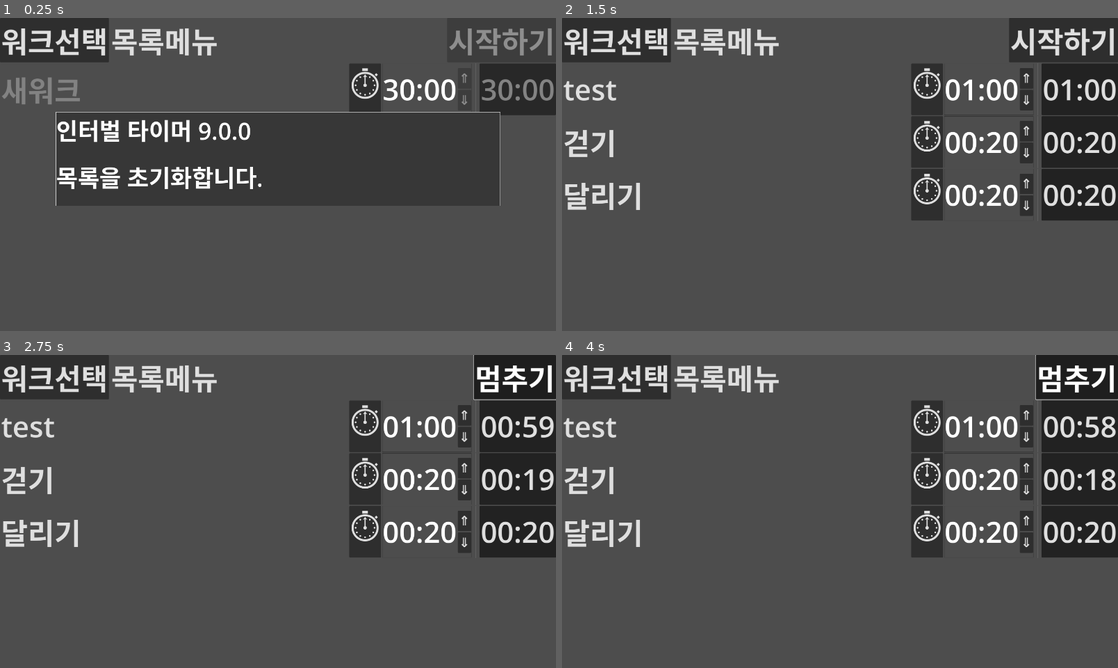
Above: before the commit, frames 1-4 (two rows, left to right).
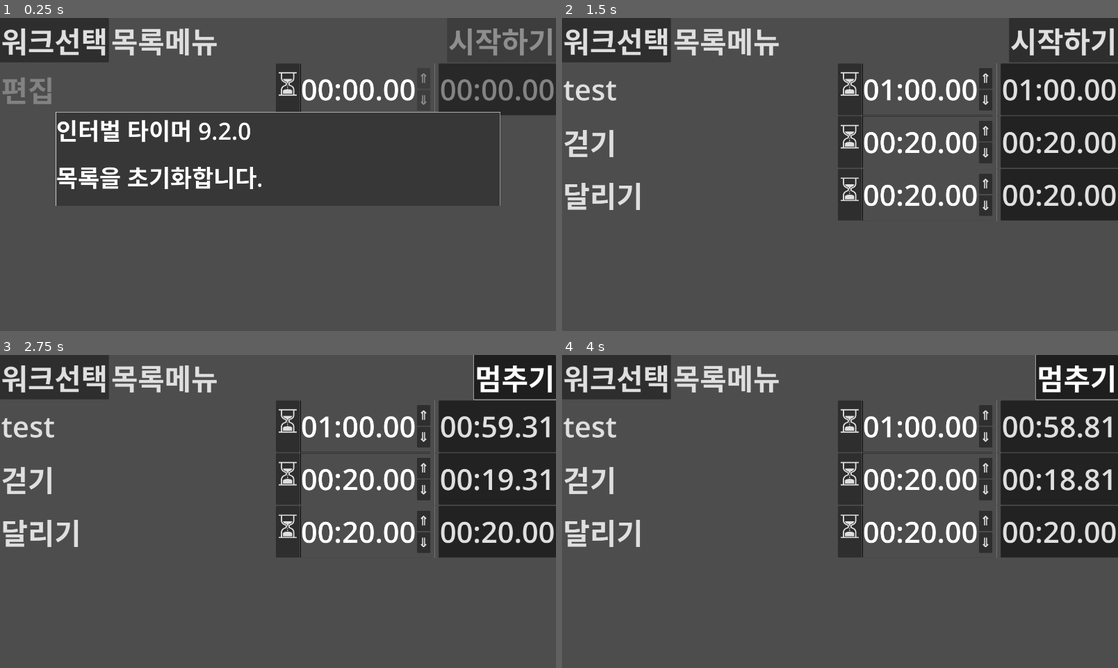
Above: after the commit, the same moments.

Repository: kasworld/maranic
Game: Godot game, scene res://main.tscn
The game is run twice, just before and just after one commit, with the same random seed, the same clock (stepped at 60 frames per second) and the same inputs.
Inputs:
- Up to frame 1 (0.25 s): no input
- Up to frame 2 (1.5 s): click "워크선택" at 0.5 s; click "목록메뉴" at 1.25 s
- Up to frame 3 (2.75 s): click "시작하기" at 2 s
- Up to frame 4 (4 s): click "멈추기" at 2.75 s; click "시작하기" at 3.5 s

The runs differ from the first frame. In frame 1, 3.6% of the frame differs, in the area x 0-94%, y 14-40%; in frame 2, 10%; in frame 3, 11%; in frame 4, 11%, in the area x 49-100%, y 14-65%.
Error in both runs: Invalid access of index '0' on a base object of type: 'PackedStringArray'. (res://main.gd:8)

Commit message:
split set_subwork

Diff:
--- a/main.gd
+++ b/main.gd
@@ -23,14 +23,14 @@
 func _ready() -> void:
 	var vp_rect = get_viewport_rect()
 	var msgrect = Rect2( vp_rect.size.x * 0.1 ,vp_rect.size.y * 0.3 , vp_rect.size.x * 0.8 , vp_rect.size.y * 0.3 )
-	$TimedMessage.init(msgrect, tr("인터벌 타이머 9.0.0"))
+	$TimedMessage.init(msgrect, tr("인터벌 타이머 9.2.0"))
 	WorkListMenuButton.get_popup().theme = preload("res://menulist_theme.tres")
 	CmdMenuButton.get_popup().theme = preload("res://menulist_theme.tres")
 	WorkListMenuButton.get_popup().index_pressed.connect(work_list_menu_index_pressed)
 	CmdMenuButton.get_popup().index_pressed.connect(cmd_menu_index_pressed)
 	reset_work_list()
 	work_list2work_list_menu()
-	MasterWorkNode.init(0,WorkList.SubWork.new(["새워크", 60*30]))
+	MasterWorkNode.init()
 	MasterWorkNode.disable_buttons(true)
 	subwork_connect(MasterWorkNode)
 
@@ -72,10 +72,11 @@
 		wn.focus_mode = Control.FOCUS_ALL
 		subwork_connect(wn)
 		SubWorkNodesContainer.add_child(wn)
-	MasterWorkNode.init(0,wk.subwork_list[0])
+	MasterWorkNode.set_subwork(0,wk.subwork_list[0])
 	for i in SubWorkNodesContainer.get_child_count():
 		var sw = wk.subwork_list[i+1]
-		SubWorkNodesContainer.get_child(i).init(i+1,sw)
+		SubWorkNodesContainer.get_child(i).init()
+		SubWorkNodesContainer.get_child(i).set_subwork(i+1,sw)
 	if SubWorkNodesContainer.get_child_count() == 0 :
 		MasterWorkNode.disable_menu(1,true)
 
--- a/subwork_node.gd
+++ b/subwork_node.gd
@@ -9,21 +9,25 @@
 var subwork :WorkList.SubWork
 var subwork_index :int
 
-func init(i :int, sw :WorkList.SubWork)->void:
+func init()->void:
 	var fsize = 100
+	$MenuButton.get_popup().theme = preload("res://menulist_theme.tres")
+	$MenuButton.get_popup().index_pressed.connect(_on_menu_index_pressed)
+	$TimeRecorder.init(0, fsize, TickLib.tick2str)
+	$TimeRecorder.overrun.connect(_on_timerecorder_overrun)
+	$IntEdit.init(fsize, TickLib.tick2str)
+	$IntEdit.set_limits( 0,true,0,99,false)
+	$IntEdit.value_changed.connect(_on_edit_value_changed)
+	$ToggleButton.theme.default_font_size = fsize
+
+func set_subwork(i :int, sw :WorkList.SubWork)->void:
 	subwork_index = i
 	subwork = sw
 	$NameEdit.text = subwork.name
 	$MenuButton.text = subwork.name
-	$MenuButton.get_popup().theme = preload("res://menulist_theme.tres")
-	$MenuButton.get_popup().index_pressed.connect(_on_menu_index_pressed)
-	$TimeRecorder.init(i, fsize, TickLib.tick2stri)
 	$TimeRecorder.set_initial_sec(subwork.second)
-	$TimeRecorder.overrun.connect(_on_timerecorder_overrun)
-	$IntEdit.init(fsize, TickLib.tick2stri)
-	$IntEdit.set_limits( 0,true,subwork.second,99,false)
-	$IntEdit.value_changed.connect(_on_edit_value_changed)
-	$ToggleButton.theme.default_font_size = fsize
+	$IntEdit.set_init_value(subwork.second)
+
 
 func _on_timerecorder_overrun(v:float)->void:
 	time_reached.emit(subwork_index, v)
--- a/subwork_node.tscn
+++ b/subwork_node.tscn
@@ -44,7 +44,7 @@
 layout_mode = 2
 theme = SubResource("Theme_ygxnd")
 toggle_mode = true
-text = "⏱"
+text = "⏳"
 
 [node name="IntEdit" parent="." instance=ExtResource("4_fn27v")]
 layout_mode = 2
